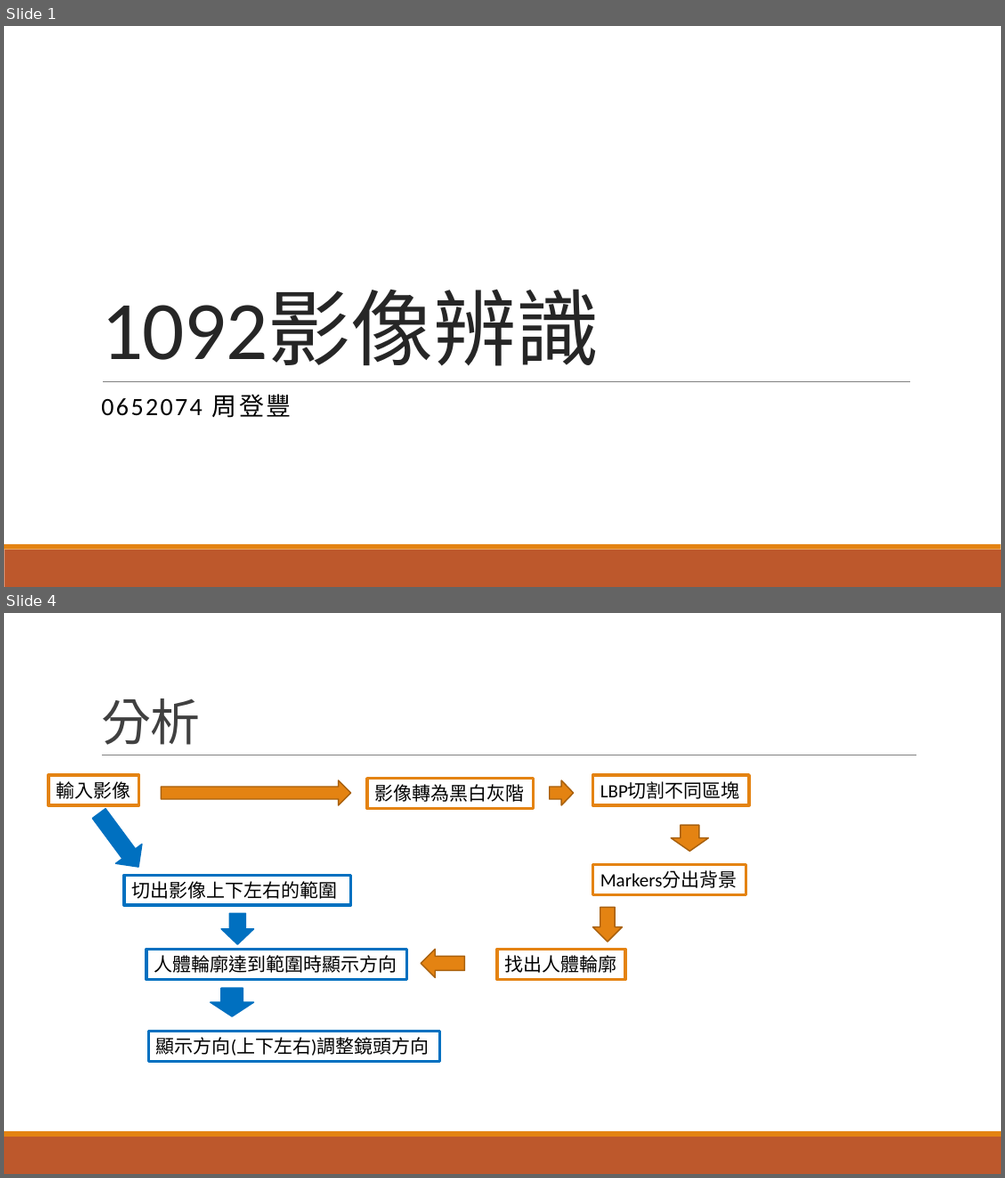
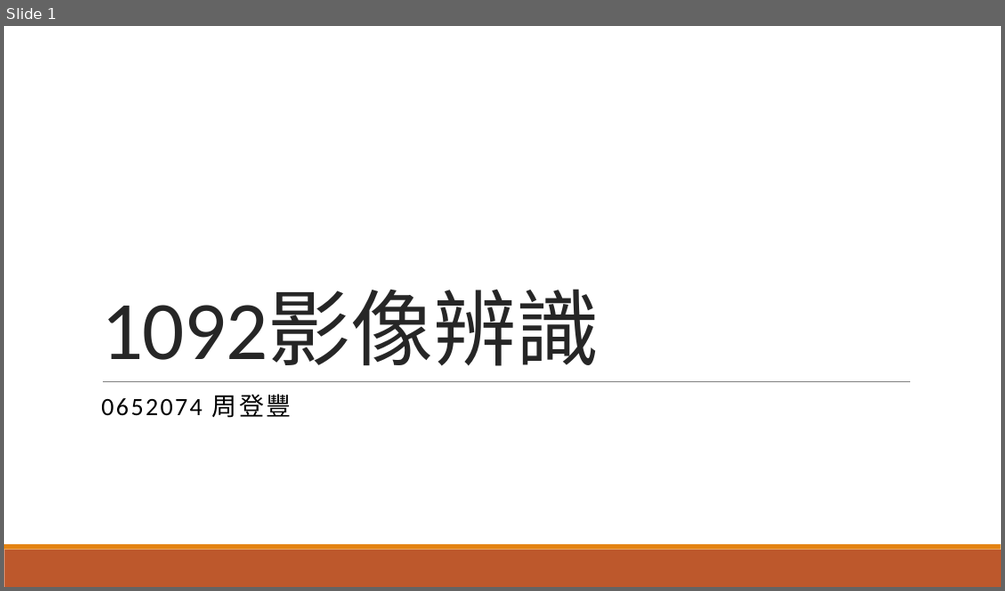
Before and after one commit to choutengfeng/1092, a slide deck: 0652074_1092影像辨識.pptx. Shown one above the other, each under a label of ours: slides 1 and 4 before the commit, slide 1 after it; the slides between them are not shown. The pictures are 1005x1178 and 1005x591 pixels, drawn with LibreOffice and Linux fonts; fonts in the diff are those of the drawing. Boxes give left, top, right and bottom in pixels: in the first picture for what was removed or moved away, otherwise in the second. Text is boxed around its words. In the diff, an @@ line names an element or a change of style, - is before the commit and + after.

```diff
--- a/0652074_1092影像辨識.pptx
+++ b/0652074_1092影像辨識.pptx
@@ slide 4 removed at box(4, 613, 1001, 1174), background #FFFFFF; not listed: 2 template elements that a slide beside it also shows @@
@@ title removed at box(101, 698, 200, 745) @@
-分析
@@ line removed from (102, 755) to (917, 755) @@
@@ rectangle removed at box(48, 775, 138, 805) @@
-輸入影像
@@ right arrow removed at box(161, 780, 351, 805) @@
@@ rectangle removed at box(367, 779, 534, 808) @@
-影像轉為黑白灰階
@@ right arrow removed at box(550, 780, 573, 805) @@
@@ rectangle removed at box(593, 775, 750, 805) @@
-LBP切割不同區塊
@@ right arrow removed at box(86, 803, 152, 876) @@
@@ down arrow removed at box(671, 825, 708, 851) @@
@@ rectangle removed at box(124, 875, 351, 905) @@
-切出影像上下左右的範圍
@@ rectangle removed at box(593, 865, 746, 895) @@
-Markers分出背景
@@ right arrow removed at box(222, 914, 254, 944) @@
@@ right arrow removed at box(593, 908, 622, 941) @@
@@ rectangle removed at box(146, 949, 406, 980) @@
-人體輪廓達到範圍時顯示方向
@@ right arrow removed at box(421, 949, 465, 977) @@
@@ rectangle removed at box(498, 949, 626, 980) @@
-找出人體輪廓
@@ down arrow removed at box(210, 988, 254, 1016) @@
@@ rectangle removed at box(149, 1031, 440, 1061) @@
-顯示方向(上下左右)調整鏡頭方向
```
Also in this commit, not shown: 2 slides changed, 5 slides added, 1 other file.
